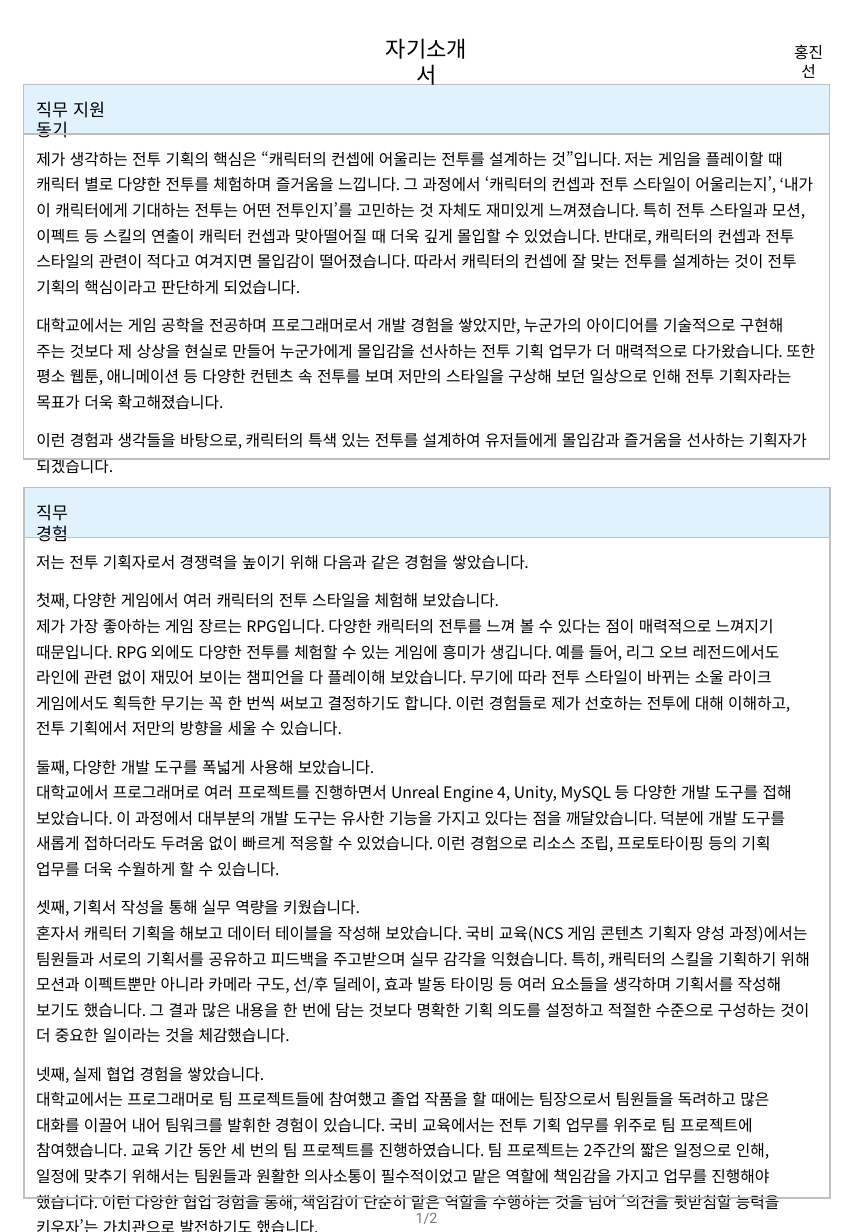
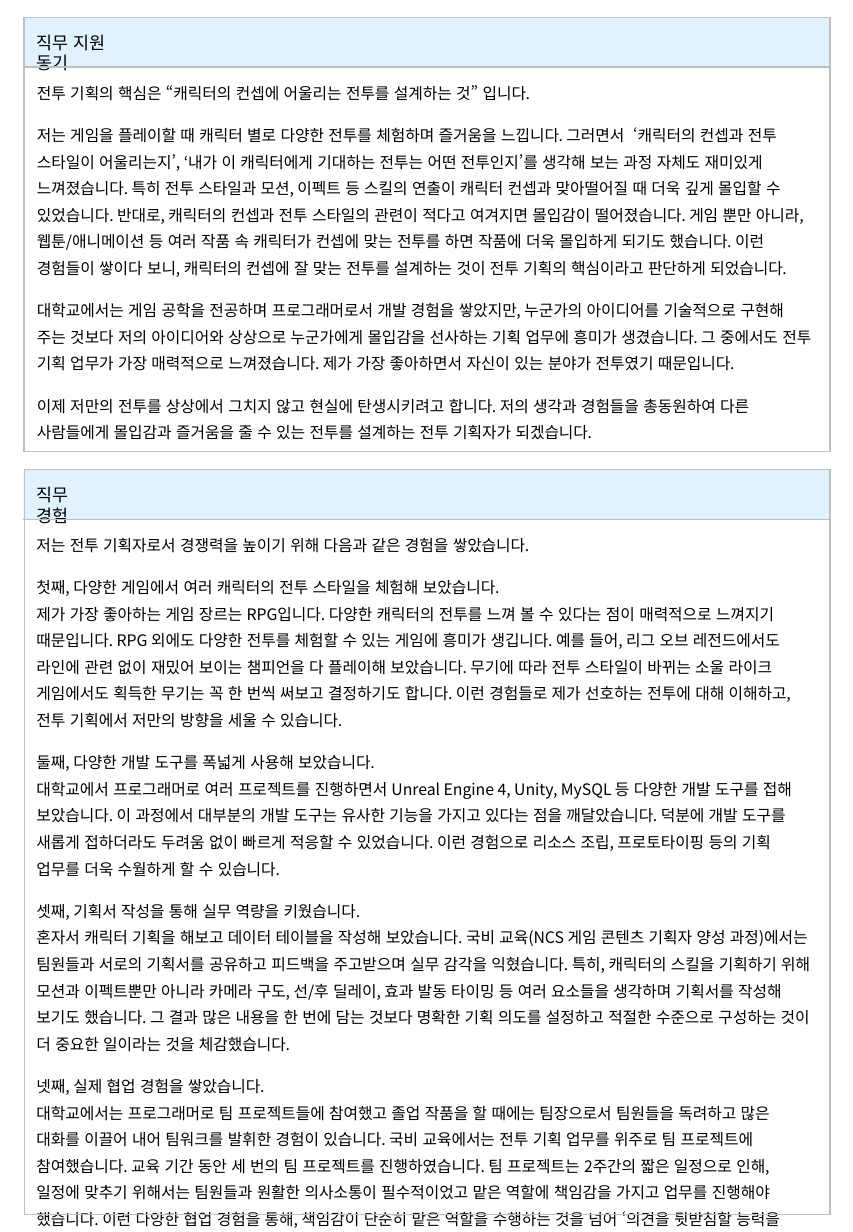
Before and after one commit to hjs0913/GameDesign, a slide deck: slide 1 of 제출 문서 모음/자소서/게임기획_홍진선_자기소개서.pptx. Drawn at 853x1232 pixels with LibreOffice and Linux fonts; fonts in the diff are those of the drawing. Boxes give left, top, right and bottom in pixels: in the first picture for what was removed or moved away, otherwise in the second. Text is boxed around its words. In the diff, an @@ line names an element or a change of style, - is before the commit and + after.

Commit message:
자기소개서 수정
직무 지원 동기 / 성격의 장단점 수정

```diff
--- a/제출 문서 모음/자소서/게임기획_홍진선_자기소개서.pptx
+++ b/제출 문서 모음/자소서/게임기획_홍진선_자기소개서.pptx
@@ rectangle: place and size @@
-rectangle at <box>24,84,830,459</box>
+rectangle at <box>24,17,830,452</box>
@@ text removed at <box>386,38,467,85</box> @@
-자기소개서
@@ text removed at <box>794,44,823,78</box> @@
-홍진선
@@ 1 text, 1 rectangle, 1 line: place and size @@
-1 text, 1 rectangle, 1 line at <box>24,84,830,138</box>
+1 text, 1 rectangle, 1 line at <box>24,17,830,71</box>
@@ text at <box>37,85,811,440</box>: text changed @@
-제가 생각하는 전투 기획의 핵심은 “캐릭터의 컨셉에 어울리는 전투를 설계하는 것”입니다. 저는 게임을 플레이할 때 캐릭터 별로 다양한 전투를 체험하며 즐거움을 느낍니다. 그 과정에서 ‘캐릭터의 컨셉과 전투 스타일이 어울리는지’, ‘내가 이 캐릭터에게 기대하는 전투는 어떤 전투인지’를 고민하는 것 자체도 재미있게 느껴졌습니다. 특히 전투 스타일과 모션, 이펙트 등 스킬의 연출이 캐릭터 컨셉과 맞아떨어질 때 더욱 깊게 몰입할 수 있었습니다. 반대로, 캐릭터의 컨셉과 전투 스타일의 관련이 적다고 여겨지면 몰입감이 떨어졌습니다. 따라서 캐릭터의 컨셉에 잘 맞는 전투를 설계하는 것이 전투 기획의 핵심이라고 판단하게 되었습니다.
-대학교에서는 게임 공학을 전공하며 프로그래머로서 개발 경험을 쌓았지만, 누군가의 아이디어를 기술적으로 구현해 주는 것보다 제 상상을 현실로 만들어 누군가에게 몰입감을 선사하는 전투 기획 업무가 더 매력적으로 다가왔습니다. 또한 평소 웹툰, 애니메이션 등 다양한 컨텐츠 속 전투를 보며 저만의 스타일을 구상해 보던 일상으로 인해 전투 기획자라는 목표가 더욱 확고해졌습니다.
-이런 경험과 생각들을 바탕으로, 캐릭터의 특색 있는 전투를 설계하여 유저들에게 몰입감과 즐거움을 선사하는 기획자가 되겠습니다.
+전투 기획의 핵심은 “캐릭터의 컨셉에 어울리는 전투를 설계하는 것” 입니다.
+저는 게임을 플레이할 때 캐릭터 별로 다양한 전투를 체험하며 즐거움을 느낍니다. 그러면서 ‘캐릭터의 컨셉과 전투 스타일이 어울리는지’, ‘내가 이 캐릭터에게 기대하는 전투는 어떤 전투인지’를 생각해 보는 과정 자체도 재미있게 느껴졌습니다. 특히 전투 스타일과 모션, 이펙트 등 스킬의 연출이 캐릭터 컨셉과 맞아떨어질 때 더욱 깊게 몰입할 수 있었습니다. 반대로, 캐릭터의 컨셉과 전투 스타일의 관련이 적다고 여겨지면 몰입감이 떨어졌습니다. 게임 뿐만 아니라, 웹툰/애니메이션 등 여러 작품 속 캐릭터가 컨셉에 맞는 전투를 하면 작품에 더욱 몰입하게 되기도 했습니다. 이런 경험들이 쌓이다 보니, 캐릭터의 컨셉에 잘 맞는 전투를 설계하는 것이 전투 기획의 핵심이라고 판단하게 되었습니다.
+대학교에서는 게임 공학을 전공하며 프로그래머로서 개발 경험을 쌓았지만, 누군가의 아이디어를 기술적으로 구현해 주는 것보다 저의 아이디어와 상상으로 누군가에게 몰입감을 선사하는 기획 업무에 흥미가 생겼습니다. 그 중에서도 전투 기획 업무가 가장 매력적으로 느껴졌습니다. 제가 가장 좋아하면서 자신이 있는 분야가 전투였기 때문입니다.
+이제 저만의 전투를 상상에서 그치지 않고 현실에 탄생시키려고 합니다. 저의 생각과 경험들을 총동원하여 다른 사람들에게 몰입감과 즐거움을 줄 수 있는 전투를 설계하는 전투 기획자가 되겠습니다.
@@ 1 text, 1 line, 1 rectangle: place and size @@
-1 text, 1 line, 1 rectangle at <box>23,488,829,542</box>
+1 text, 1 line, 1 rectangle at <box>24,470,830,524</box>
@@ rectangle: place and size @@
-rectangle at <box>24,488,830,1199</box>
+rectangle at <box>24,470,830,1215</box>
@@ text "저는 전투 기획자로서 경쟁력을 높이기 ...": place and size @@
-text "저는 전투 기획자로서 경쟁력을 높이기 ..." at <box>36,555,810,1211</box>
+text "저는 전투 기획자로서 경쟁력을 높이기 ..." at <box>36,537,810,1228</box>
@@ text "저는 전투 기획자로서 경쟁력을 높이기 ..." at <box>36,537,810,1228</box>: line spacing 1.35 to 1.4; more space between paragraphs @@
@@ page number removed at <box>416,1213,438,1224</box> @@
-1/2
```
Also in this commit, not shown: 1 other slide changed, 3 other files.
